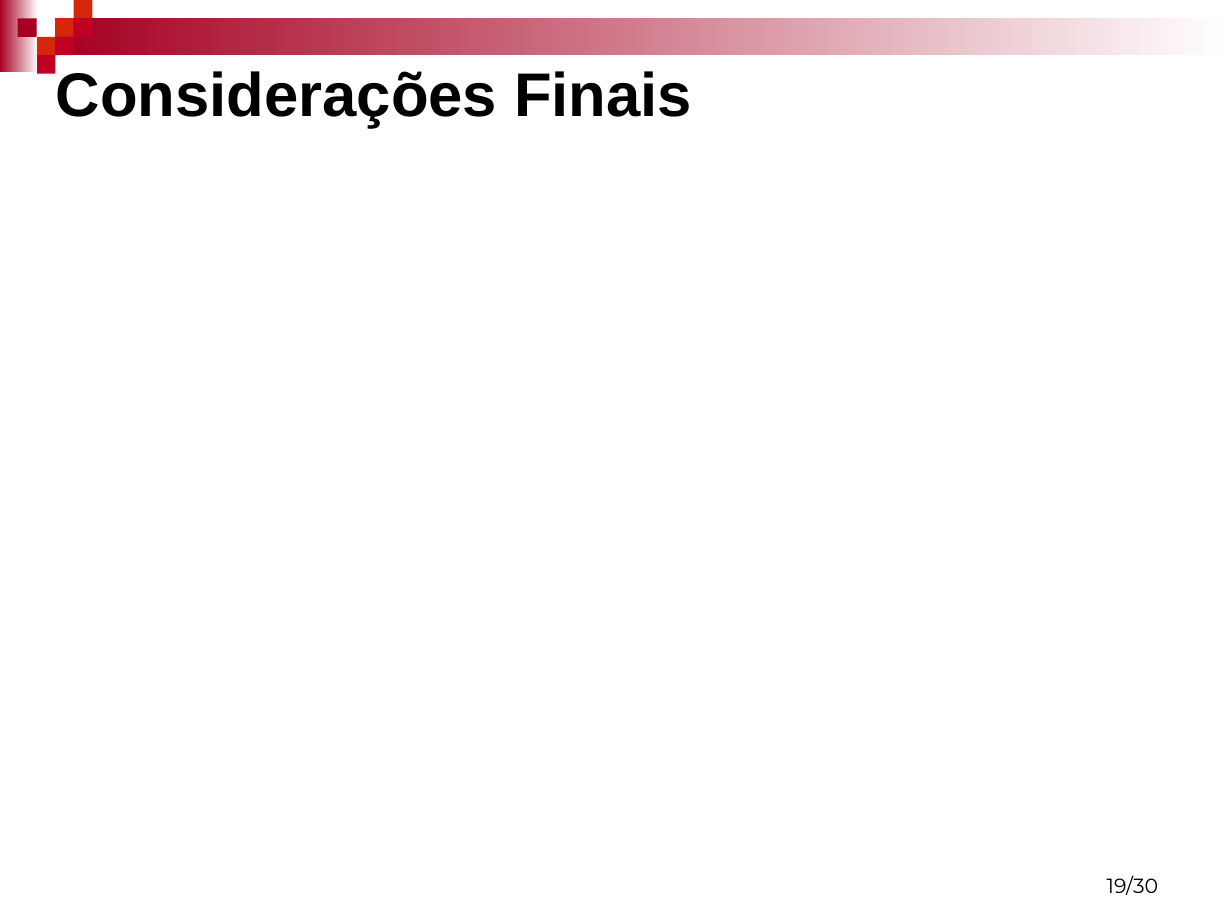
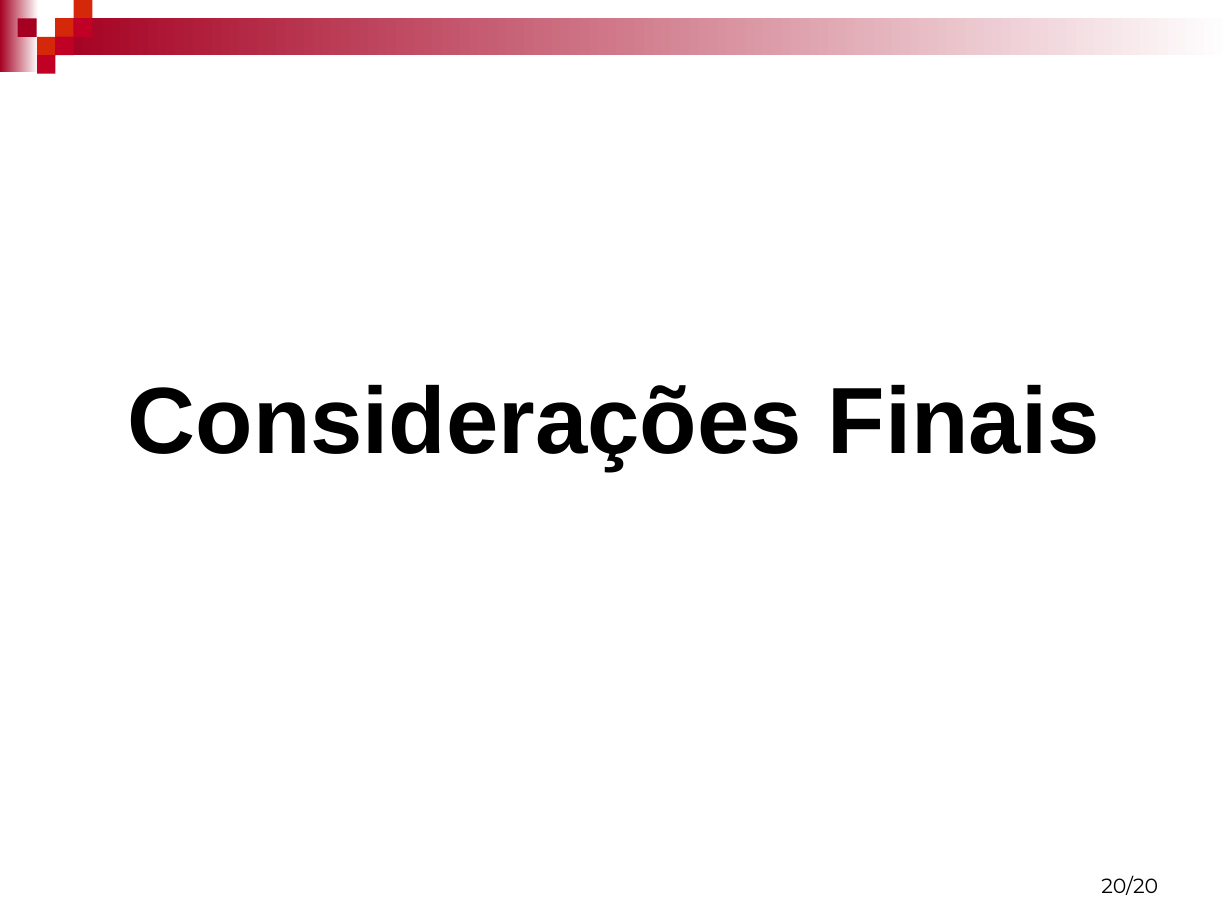
Before and after one commit to mfernado/my-project-socialmonitor, a slide deck: slide 20 of Artigo/Monitoramento de mídias Sociais - Marcos e Robson.ppt (slide 19 before the commit). Drawn at 1232x924 pixels with LibreOffice and Linux fonts; fonts in the diff are those of the drawing; background and template pictures are left out. Boxes give left, top, right and bottom in pixels: in the first picture for what was removed or moved away, otherwise in the second. Text is boxed around its words. In the diff, an @@ line names an element or a change of style, - is before the commit and + after.

```diff
--- a/Artigo/Monitoramento de mídias Sociais - Marcos e Robson.ppt
+++ b/Artigo/Monitoramento de mídias Sociais - Marcos e Robson.ppt
@@ title "Considerações Finais": place and size @@
-title "Considerações Finais" at [56,71,692,128]
+title "Considerações Finais" at [128,384,1100,470]
@@ title "Considerações Finais" at [128,384,1100,470]: size 36 to 55 pt; alignment left to centre @@
@@ page number at [1101,875,1158,895]: text changed @@
-19/30
+20/20
```
Also in this commit, not shown: 2 other slides changed, 1 slide added.
